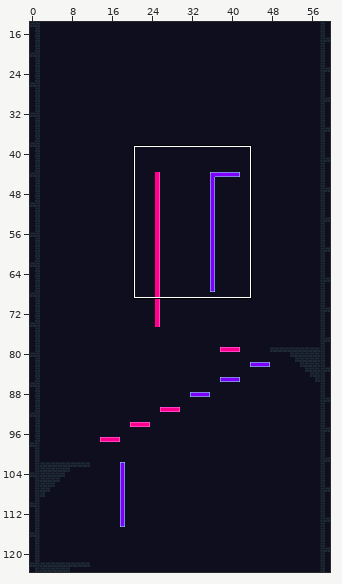
Tiled map: assets/tiles_NEW/tilemap.tmx. The picture above shows the old version from afar; the outline marks the close-up.
Close-up. Earlier state:
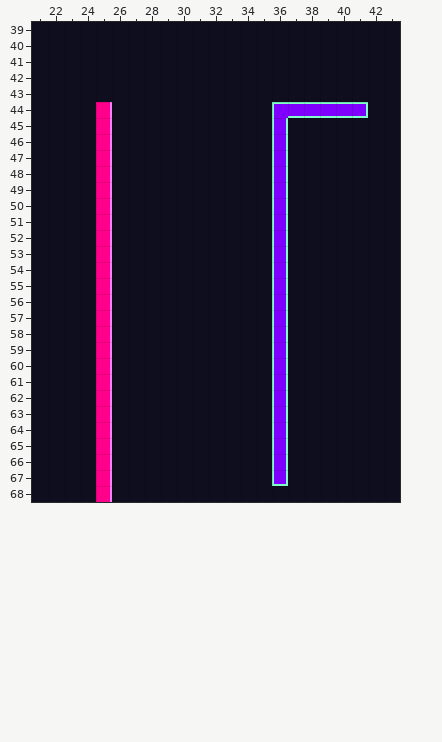
Cells are 8x8 px. Shown: x 21..43, y 39..68. The commit also changed other parts of the map, which this record leaves out.
After:
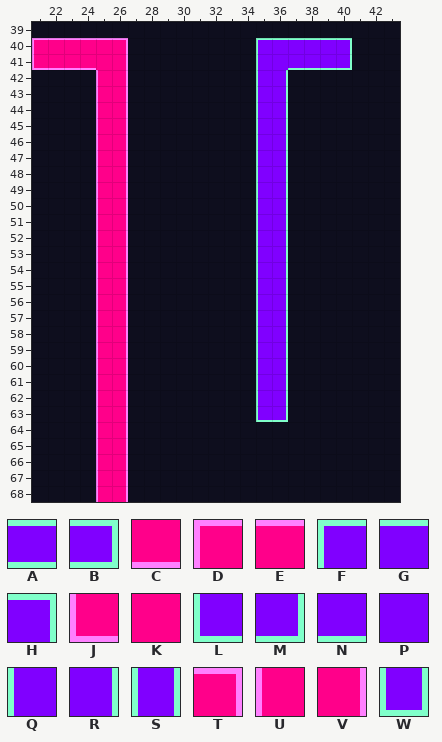
Key: from "tileset": A 31, B 33, C 81, D 264, E 265, F 282, G 287, H 289, J 328, K 337, L 346, M 347, N 351, P 359, Q 606, R 609, S 726, T 1413, U 1476, V 1477, W 1622.
_ is an empty cell, . an unchanged one.
Edits made:
--- layer "Blue"
@@ x 35..41 @@
-40 ______.
-41 ______.
-42 __.....
-43 __.....
-44 _FAAAAB
-45 _S.....
-46 _S.....
-47 _S.....
-48 _S.....
-49 _S.....
-50 _S.....
-51 _S.....
-52 _S.....
-53 _S.....
-54 _S.....
-55 _S.....
-56 _S.....
-57 _S.....
-58 _S.....
-59 _S.....
-60 _S.....
-61 _S.....
-62 _S.....
-63 _S.....
-64 .S.....
-65 .S.....
-66 .S.....
-67 .W.....
+40 FGGGGH.
+41 QPNNNM.
+42 QR.....
+43 QR.....
+44 QR_____
+45 QR.....
+46 QR.....
+47 QR.....
+48 QR.....
+49 QR.....
+50 QR.....
+51 QR.....
+52 QR.....
+53 QR.....
+54 QR.....
+55 QR.....
+56 QR.....
+57 QR.....
+58 QR.....
+59 QR.....
+60 QR.....
+61 QR.....
+62 QR.....
+63 LM.....
+64 ._.....
+65 ._.....
+66 ._.....
+67 ._.....
--- layer "Red"
@@ x 21..26 @@
-40 ______
-41 ______
-42 ....__
-43 ....__
-44 ....V_
-45 ....V_
-46 ....V_
-47 ....V_
-48 ....V_
-49 ....V_
-50 ....V_
-51 ....V_
-52 ....V_
-53 ....V_
-54 ....V_
-55 ....V_
-56 ....V_
-57 ....V_
-58 ....V_
-59 ....V_
-60 ....V_
-61 ....V_
-62 ....V_
-63 ....V_
-64 ....V_
-65 ....V_
-66 ....V_
-67 ....V_
-68 ....V_
+40 DEEEET
+41 JCCCKV
+42 ....UV
+43 ....UV
+44 ....UV
+45 ....UV
+46 ....UV
+47 ....UV
+48 ....UV
+49 ....UV
+50 ....UV
+51 ....UV
+52 ....UV
+53 ....UV
+54 ....UV
+55 ....UV
+56 ....UV
+57 ....UV
+58 ....UV
+59 ....UV
+60 ....UV
+61 ....UV
+62 ....UV
+63 ....UV
+64 ....UV
+65 ....UV
+66 ....UV
+67 ....UV
+68 ....UV
